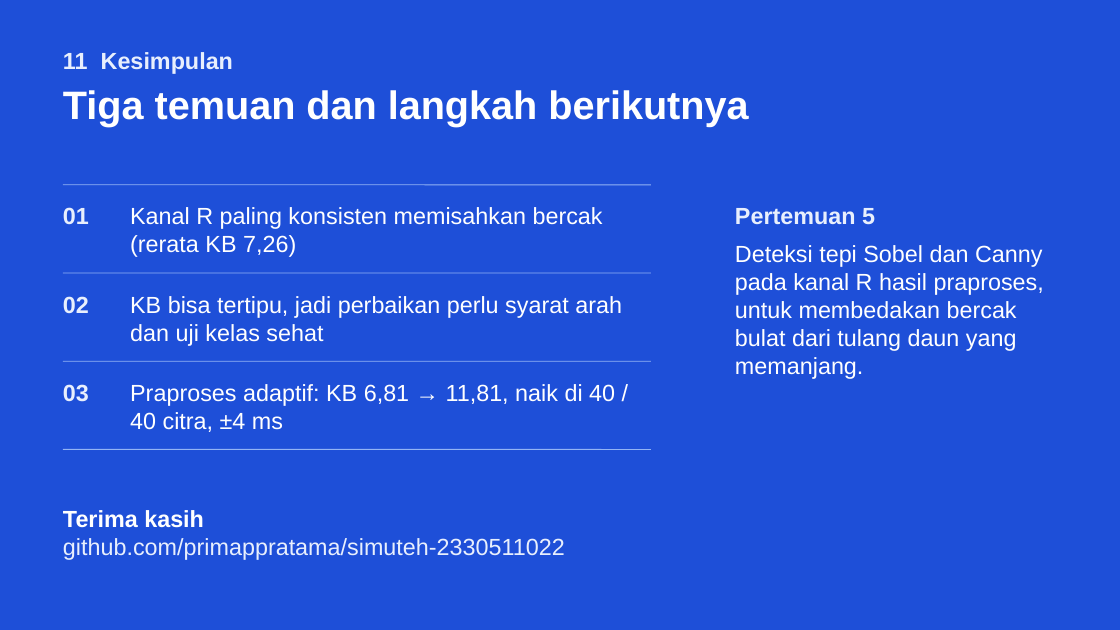
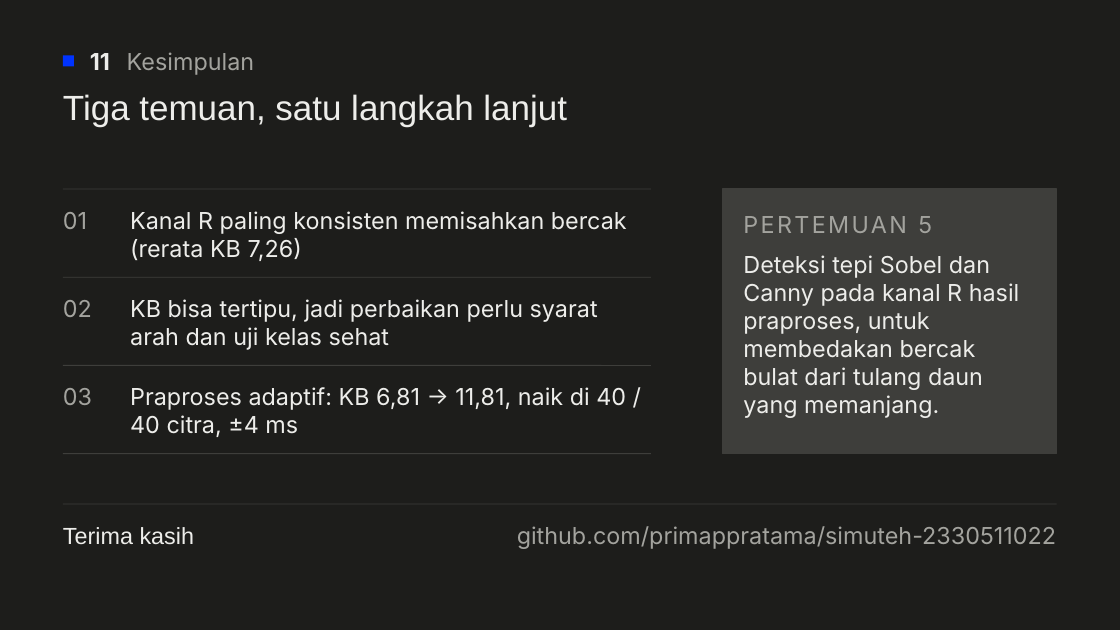
Before and after one commit to primappratama/simuteh-2330511022, a slide deck: slide 12 of laporan/Slide_EvalP1-4_2330511022.pptx. Drawn at 1120x630 pixels with LibreOffice and Linux fonts; fonts in the diff are those of the drawing. Boxes give left, top, right and bottom in pixels: in the first picture for what was removed or moved away, otherwise in the second. Text is boxed around its words. In the diff, an @@ line names an element or a change of style, - is before the commit and + after.

```diff
--- a/laporan/Slide_EvalP1-4_2330511022.pptx
+++ b/laporan/Slide_EvalP1-4_2330511022.pptx
@@ background #1E4FD8 to #1D1D1B @@
@@ rectangle added at (63, 55, 74, 66), fill #0033FF @@
@@ text "11 Kesimpulan": place and size @@
-text "11 Kesimpulan" at (63, 52, 233, 74)
+text "11 Kesimpulan" at (90, 52, 255, 75)
@@ text "11 Kesimpulan" at (90, 52, 255, 75): font Arial to Inter; text colour #E8EFFD to #EDEDEA in "11"; text colour #E8EFFD to #A3A39E, bold off in "Kesimpulan"; vertical alignment top to middle @@
@@ title at (63, 94, 567, 127): text changed; size 34 to 30 pt; text colour #FFFFFF to #EDEDEA; bold off @@
-Tiga temuan dan langkah berikutnya
+Tiga temuan, satu langkah lanjut
@@ line (63, 189) - (651, 189): stroke #93B4F5 0.75 pt to #3E3E3B 0.75 pt @@
@@ rectangle added at (723, 189, 1057, 454), fill #3E3E3B, outline #3E3E3B 1 pt @@
@@ text "PERTEMUAN 5": place and size @@
-text "PERTEMUAN 5" at (735, 208, 1044, 379)
+text "PERTEMUAN 5" at (743, 216, 1020, 418)
@@ text at (918, 216, 932, 233): text changed; font Arial to Inter; text colour #E8EFFD to #A3A39E; bold off @@
-Pertemuan 5
+PERTEMUAN 5
@@ text at (743, 255, 1020, 418): font Arial to Inter, text colour #FFFFFF to #EDEDEA; more space between paragraphs @@
@@ line (63, 277) - (651, 277): stroke #93B4F5 0.75 pt to #3E3E3B 0.75 pt @@
@@ font Arial to Inter, text colour #FFFFFF to #EDEDEA in 3 elements at (130, 387, 626, 437), (130, 211, 627, 261), (130, 299, 598, 350) @@
@@ font Arial to Inter, text colour #E8EFFD to #A3A39E, bold off in 3 elements at (63, 212, 87, 229), (63, 300, 92, 317), (63, 388, 92, 405) @@
@@ line (63, 365) - (651, 365): stroke #93B4F5 0.75 pt to #3E3E3B 0.75 pt @@
@@ 4 lines: place and size @@
-4 lines at (63, 185, 651, 450)
+4 lines at (63, 189, 651, 454)
@@ line (63, 454) - (651, 454): stroke #93B4F5 0.75 pt to #3E3E3B 0.75 pt @@
@@ line added from (63, 504) to (1057, 504), #3E3E3B 0.75 pt @@
@@ text at (63, 510, 204, 528): paragraph removed @@
-Terima kasih
@@ text added at (63, 527, 195, 545), 20 pt, text #EDEDEA @@
+Terima kasih
@@ text "github.com/primappratama/simuteh-2330511022": place and size @@
-text "github.com/primappratama/simuteh-2330511022" at (63, 510, 565, 560)
+text "github.com/primappratama/simuteh-2330511022" at (517, 526, 1056, 549)
@@ text "github.com/primappratama/simuteh-2330511022" at (517, 526, 1056, 549): font Arial to Inter, text colour #E8EFFD to #A3A39E; alignment left to right @@
```
Also in this commit, not shown: 11 other slides changed, 3 other files.
